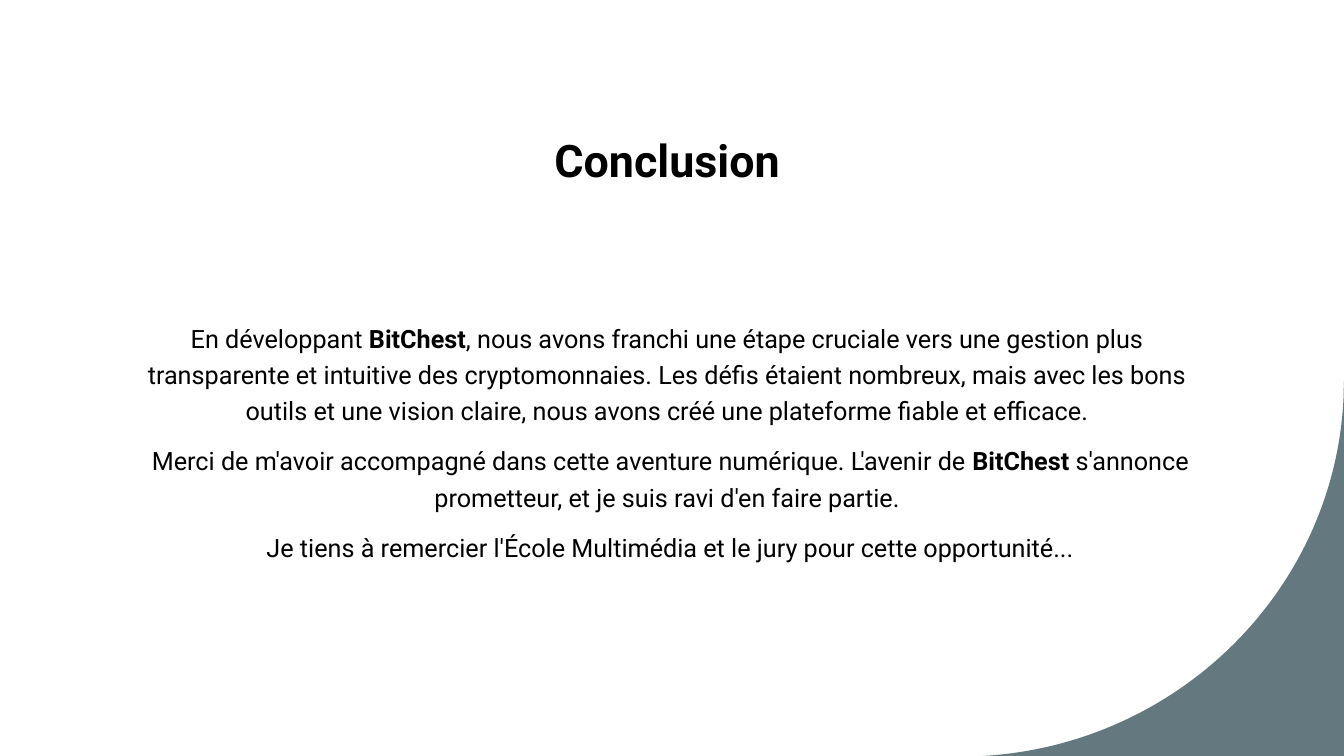
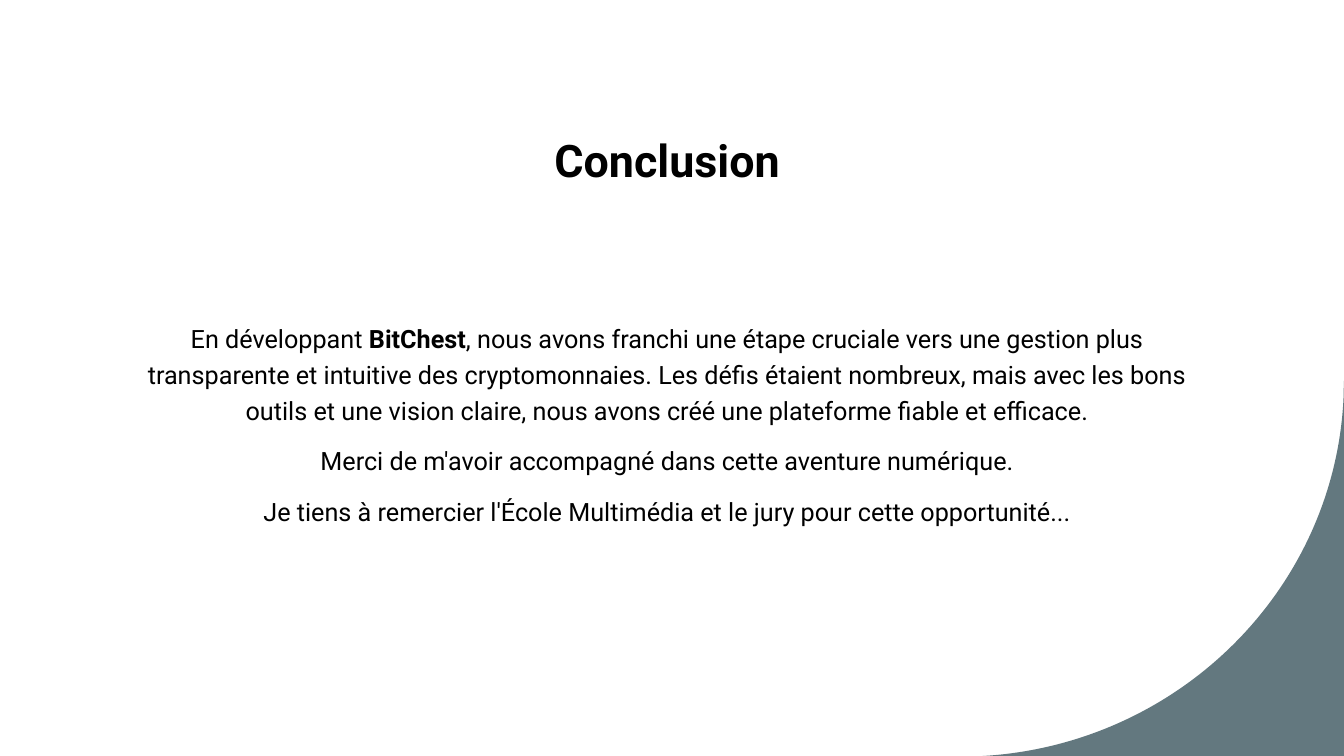
Before and after one commit to FlorentGATTI/projet-finale_bitchest, a slide deck: slide 14 of Bitchest_slides.pptx. Drawn at 1344x756 pixels with LibreOffice and Linux fonts; fonts in the diff are those of the drawing. Boxes give left, top, right and bottom in pixels: in the first picture for what was removed or moved away, otherwise in the second. Text is boxed around its words. In the diff, an @@ line names an element or a change of style, - is before the commit and + after.

```diff
--- a/Bitchest_slides.pptx
+++ b/Bitchest_slides.pptx
@@ text at <box>320,451,1013,476</box>: text changed @@
-Merci de m'avoir accompagné dans cette aventure numérique. L'avenir de BitChest s'annonce prometteur, et je suis ravi d'en faire partie.
+Merci de m'avoir accompagné dans cette aventure numérique.
```
Also in this commit, not shown: 6 other slides changed, 24 other files.
